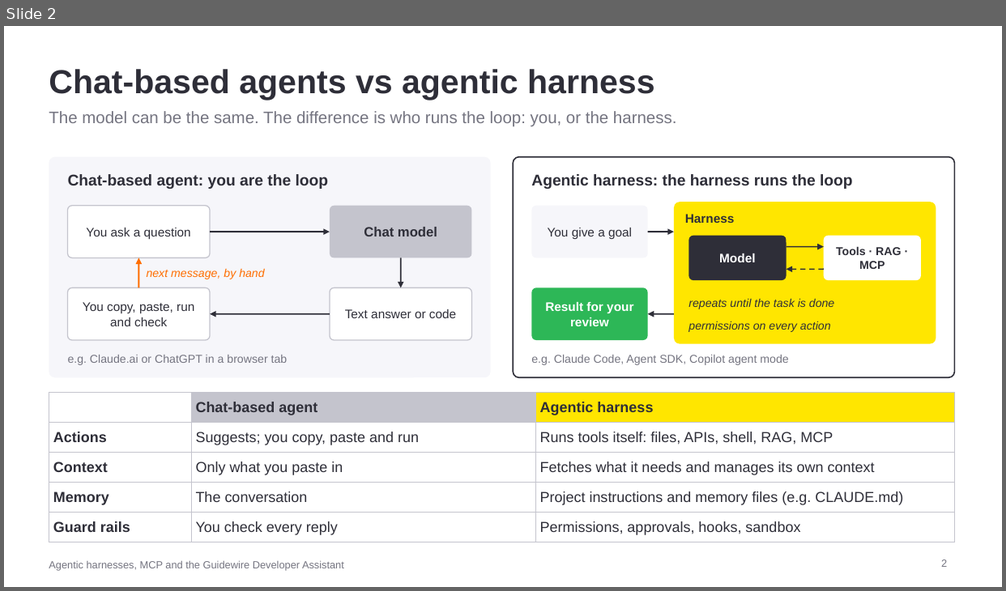
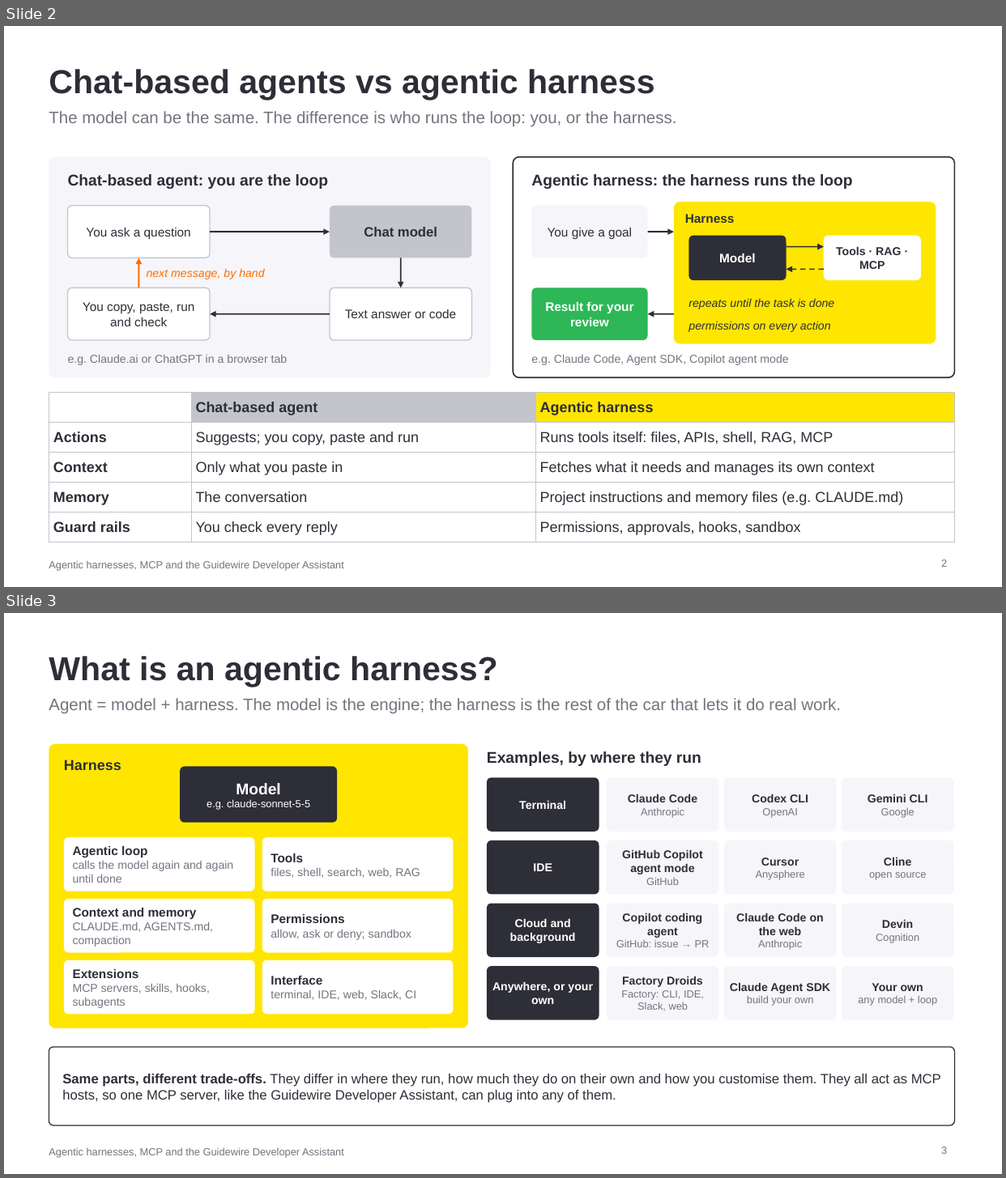
Before and after one commit to arunmp25/ai-training, a slide deck: presentations/agentic-harness-mcp-guidewire.pptx. Shown one above the other, each under a label of ours: slide 2 before the commit, slides 2 and 3 after it. The pictures are 1006x591 and 1006x1178 pixels, drawn with LibreOffice and Linux fonts; fonts in the diff are those of the drawing. Boxes give left, top, right and bottom in pixels: in the first picture for what was removed or moved away, otherwise in the second. Text is boxed around its words. In the diff, an @@ line names an element or a change of style, - is before the commit and + after.

```diff
--- a/presentations/agentic-harness-mcp-guidewire.pptx
+++ b/presentations/agentic-harness-mcp-guidewire.pptx
@@ slide 3 added at box(4, 613, 1002, 1174), background #FFFFFF; not listed: 1 template element that a slide beside it also shows @@
@@ title added at box(49, 656, 497, 687), 32 pt, text #2E2E38, bold @@
+What is an agentic harness?
@@ text added at box(49, 698, 841, 713), 16 pt, text #747480 @@
+Agent = model + harness. The model is the engine; the harness is the rest of the car that lets it do real work.
@@ rounded rectangle added at box(49, 744, 468, 1029), fill #FFE600 @@
@@ text added at box(487, 752, 701, 766), 15 pt, text #2E2E38, bold @@
+Examples, by where they run
@@ text added at box(64, 760, 121, 770), 14 pt, text #2E2E38, bold @@
+Harness
@@ rounded rectangle added at box(180, 766, 337, 823), fill #2E2E38, 10 pt, text #FFFFFF @@
+Model
+e.g. claude-sonnet-5-5
@@ rounded rectangle added at box(487, 777, 599, 832), fill #2E2E38, 11 pt, text #FFFFFF, bold @@
+Terminal
@@ rounded rectangle added at box(607, 777, 719, 832), fill #F6F6FA, 11 pt, text #2E2E38, bold @@
+Claude Code
+Anthropic
@@ rounded rectangle added at box(724, 777, 837, 832), fill #F6F6FA, 11 pt, text #2E2E38, bold @@
+Codex CLI
+OpenAI
@@ rounded rectangle added at box(842, 777, 954, 832), fill #F6F6FA, 11 pt, text #2E2E38, bold @@
+Gemini CLI
+Google
@@ rounded rectangle added at box(64, 837, 255, 892), fill #FFFFFF, 11 pt, text #747480 @@
+Agentic loop
+calls the model again and again until done
@@ rounded rectangle added at box(262, 837, 454, 892), fill #FFFFFF, 11 pt, text #747480 @@
+Tools
+files, shell, search, web, RAG
@@ rounded rectangle added at box(487, 841, 599, 895), fill #2E2E38, 11 pt, text #FFFFFF, bold @@
+IDE
@@ rounded rectangle added at box(607, 841, 719, 895), fill #F6F6FA, 11 pt, text #2E2E38, bold @@
+GitHub Copilot agent mode
+GitHub
@@ rounded rectangle added at box(724, 841, 837, 895), fill #F6F6FA, 10 pt, text #747480 @@
+Cursor
+Anysphere
@@ rounded rectangle added at box(842, 841, 954, 895), fill #F6F6FA, 10 pt, text #747480 @@
+Cline
+open source
@@ rounded rectangle added at box(64, 899, 255, 953), fill #FFFFFF, 11 pt, text #747480 @@
+Context and memory
+CLAUDE.md, AGENTS.md, compaction
@@ rounded rectangle added at box(262, 899, 454, 953), fill #FFFFFF, 11 pt, text #747480 @@
+Permissions
+allow, ask or deny; sandbox
@@ rounded rectangle added at box(487, 904, 599, 957), fill #2E2E38, 11 pt, text #FFFFFF, bold @@
+Cloud and background
@@ rounded rectangle added at box(607, 904, 719, 957), fill #F6F6FA, 11 pt, text #2E2E38, bold @@
+Copilot coding agent
+GitHub: issue → PR
@@ rounded rectangle added at box(724, 904, 837, 957), fill #F6F6FA, 11 pt, text #2E2E38, bold @@
+Claude Code on the web
+Anthropic
@@ rounded rectangle added at box(842, 904, 954, 957), fill #F6F6FA, 10 pt, text #747480 @@
+Devin
+Cognition
@@ rounded rectangle added at box(64, 960, 255, 1014), fill #FFFFFF, 11 pt, text #747480 @@
+Extensions
+MCP servers, skills, hooks, subagents
@@ rounded rectangle added at box(262, 960, 454, 1014), fill #FFFFFF, 11 pt, text #747480 @@
+Interface
+terminal, IDE, web, Slack, CI
@@ rounded rectangle added at box(487, 966, 599, 1020), fill #2E2E38, 11 pt, text #FFFFFF, bold @@
+Anywhere, or your own
@@ rounded rectangle added at box(607, 966, 719, 1020), fill #F6F6FA, 10 pt, text #747480 @@
+Factory Droids
+Factory: CLI, IDE, Slack, web
@@ rounded rectangle added at box(724, 966, 837, 1020), fill #F6F6FA, 11 pt, text #2E2E38, bold @@
+Claude Agent SDK
+build your own
@@ rounded rectangle added at box(842, 966, 954, 1020), fill #F6F6FA, 10 pt, text #747480 @@
+Your own
+any model + loop
@@ rounded rectangle added at box(49, 1047, 955, 1126), fill #FFFFFF, outline #2E2E38 1 pt, 13 pt, text #2E2E38 @@
+Same parts, different trade-offs. They differ in where they run, how much they do on their own and how you customise them. They all act as MCP hosts, so one MCP server, like the Guidewire Developer Assistant, can plug into any of them.
@@ page number added at box(941, 1147, 947, 1154), 10 pt, text #747480 @@
+3
```
Also in this commit, not shown: 2 other files.
